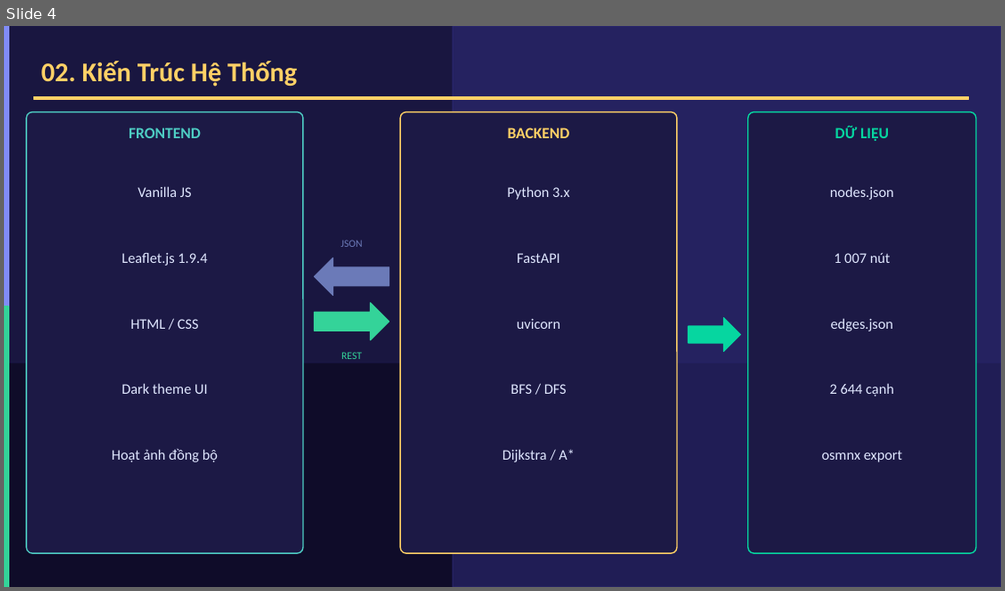
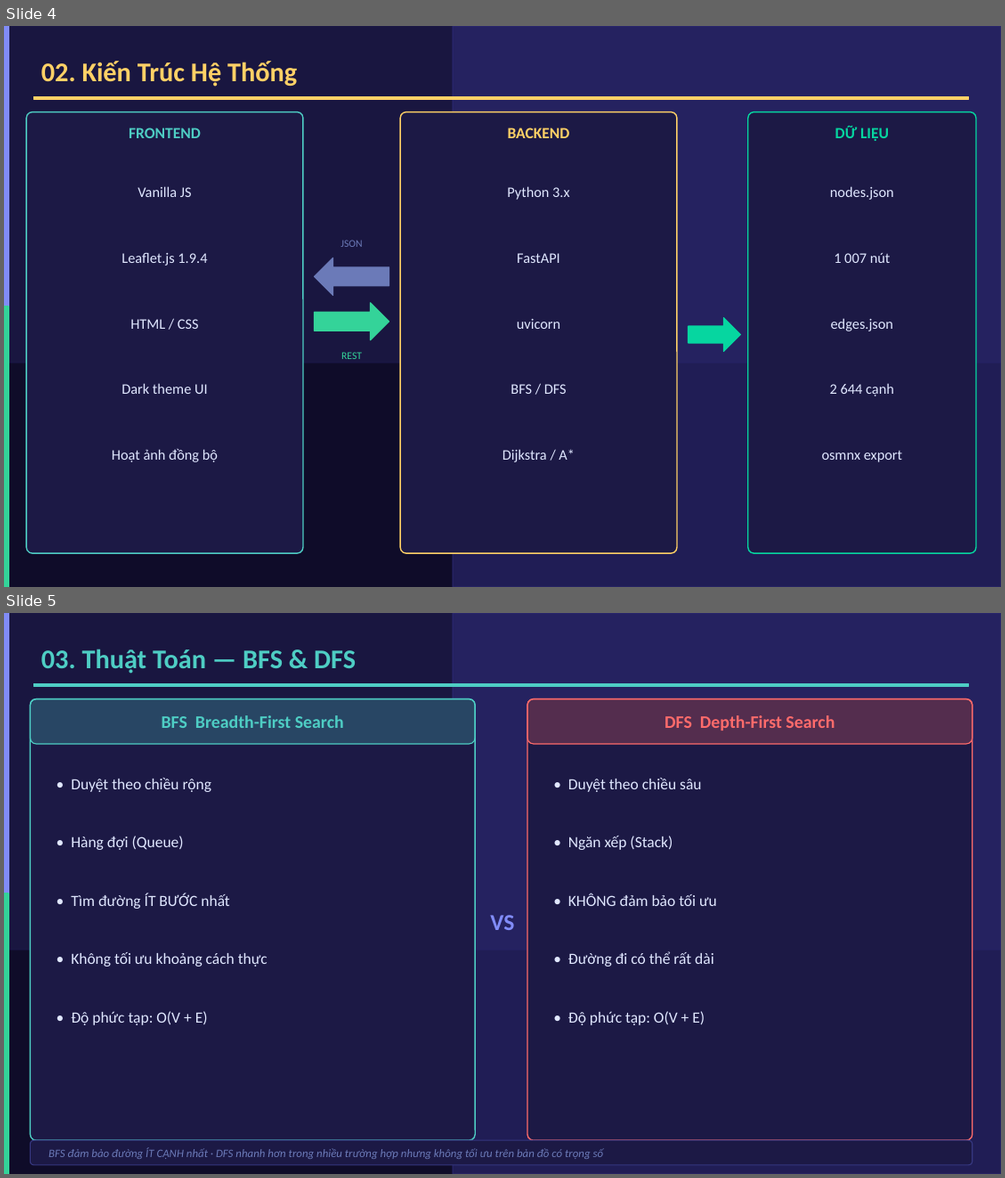
Before and after one commit to huuvietnguyen72/NhapMonAI_PathFinder, a slide deck: ThuyetTrinh_PathFinderAI.pptx. Shown one above the other, each under a label of ours: slide 4 before the commit, slides 4 and 5 after it. The pictures are 1005x591 and 1005x1178 pixels, drawn with LibreOffice and Linux fonts; fonts in the diff are those of the drawing. Boxes give left, top, right and bottom in pixels: in the first picture for what was removed or moved away, otherwise in the second. Text is boxed around its words. In the diff, an @@ line names an element or a change of style, - is before the commit and + after.

Commit message:
feat: slide 5-6 thuật toán BFS/DFS và Dijkstra/A*

```diff
--- a/ThuyetTrinh_PathFinderAI.pptx
+++ b/ThuyetTrinh_PathFinderAI.pptx
@@ slide 5 added at (4,613,1001,1174), background #FFFFFF @@
@@ rectangle added at (4,613,1001,1174), fill #0F0C29, outline #0F0C29 1 pt @@
@@ rectangle added at (4,613,1001,949), fill #1E1B4B at 70% opacity, outline #1E1B4B 1 pt @@
@@ rectangle added at (4,613,8,893), fill #818CF8, outline #818CF8 1 pt @@
@@ rectangle added at (453,613,1001,1174), fill #312E81 at 50% opacity, outline #312E81 1 pt @@
@@ text added at (41,649,356,674), 26 pt, text #4ECDC4, bold @@
+03. Thuật Toán — BFS & DFS
@@ rectangle added at (34,684,969,686), fill #4ECDC4, outline #4ECDC4 1 pt @@
@@ rounded rectangle added at (30,699,475,1140), fill #1C1945, outline #4ECDC4 1.2 pt @@
@@ rounded rectangle added at (30,699,475,744), fill #4ECDC4 at 25% opacity, outline #4ECDC4 1 pt @@
@@ text added at (162,715,344,728), 17 pt, text #4ECDC4, bold @@
+BFS Breadth-First Search
@@ rounded rectangle added at (527,699,972,1140), fill #1C1945, outline #FF6B6B 1.2 pt @@
@@ rounded rectangle added at (527,699,972,744), fill #FF6B6B at 25% opacity, outline #FF6B6B 1 pt @@
@@ text added at (664,715,834,730), 17 pt, text #FF6B6B, bold @@
+DFS Depth-First Search
@@ text added at (71,778,211,792), 15 pt, text #E0E7FF @@
+• Duyệt theo chiều rộng
@@ text added at (568,778,701,792), 15 pt, text #E0E7FF @@
+• Duyệt theo chiều sâu
@@ text added at (71,835,184,850), 15 pt, text #E0E7FF @@
+• Hàng đợi (Queue)
@@ text added at (568,835,672,850), 15 pt, text #E0E7FF @@
+• Ngăn xếp (Stack)
@@ rectangle added at (4,893,8,1174), fill #34D399, outline #34D399 1 pt @@
@@ text added at (71,892,229,908), 15 pt, text #E0E7FF @@
+• Tìm đường ÍT BƯỚC nhất
@@ text added at (568,892,717,906), 15 pt, text #E0E7FF @@
+• KHÔNG đảm bảo tối ưu
@@ text added at (490,915,514,930), 22 pt, text #818CF8, bold @@
+VS
@@ text added at (71,952,267,966), 15 pt, text #E0E7FF @@
+• Không tối ưu khoảng cách thực
@@ text added at (568,951,714,966), 15 pt, text #E0E7FF @@
+• Đường đi có thể rất dài
@@ text added at (71,1011,208,1025), 15 pt, text #E0E7FF @@
+• Độ phức tạp: O(V + E)
@@ text added at (568,1011,704,1025), 15 pt, text #E0E7FF @@
+• Độ phức tạp: O(V + E)
@@ rounded rectangle added at (30,1140,972,1165), fill #1C1945, outline #363780 1 pt @@
@@ text added at (48,1147,604,1159), 11 pt, text #6B7AB8, italic @@
+BFS đảm bảo đường ÍT CẠNH nhất · DFS nhanh hơn trong nhiều trường hợp nhưng không tối ưu trên bản đồ có trọng số
```
Also in this commit, not shown: 1 other slide added, 1 other file.
